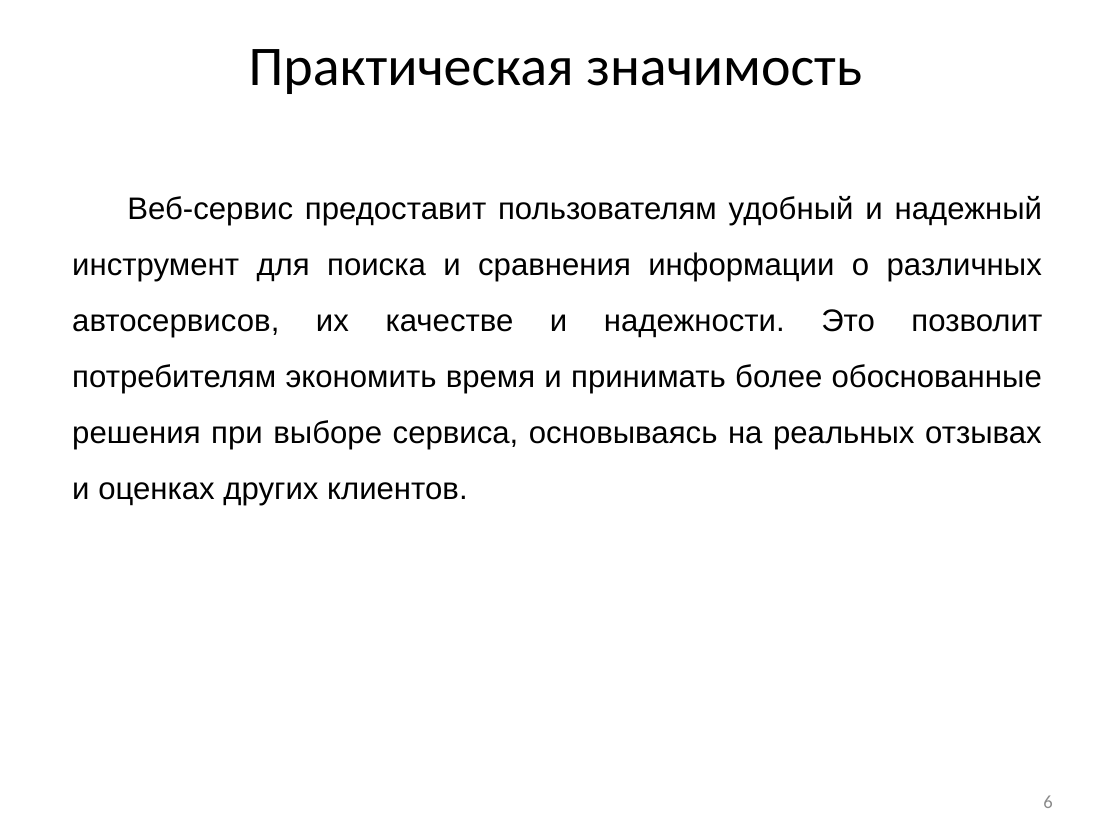
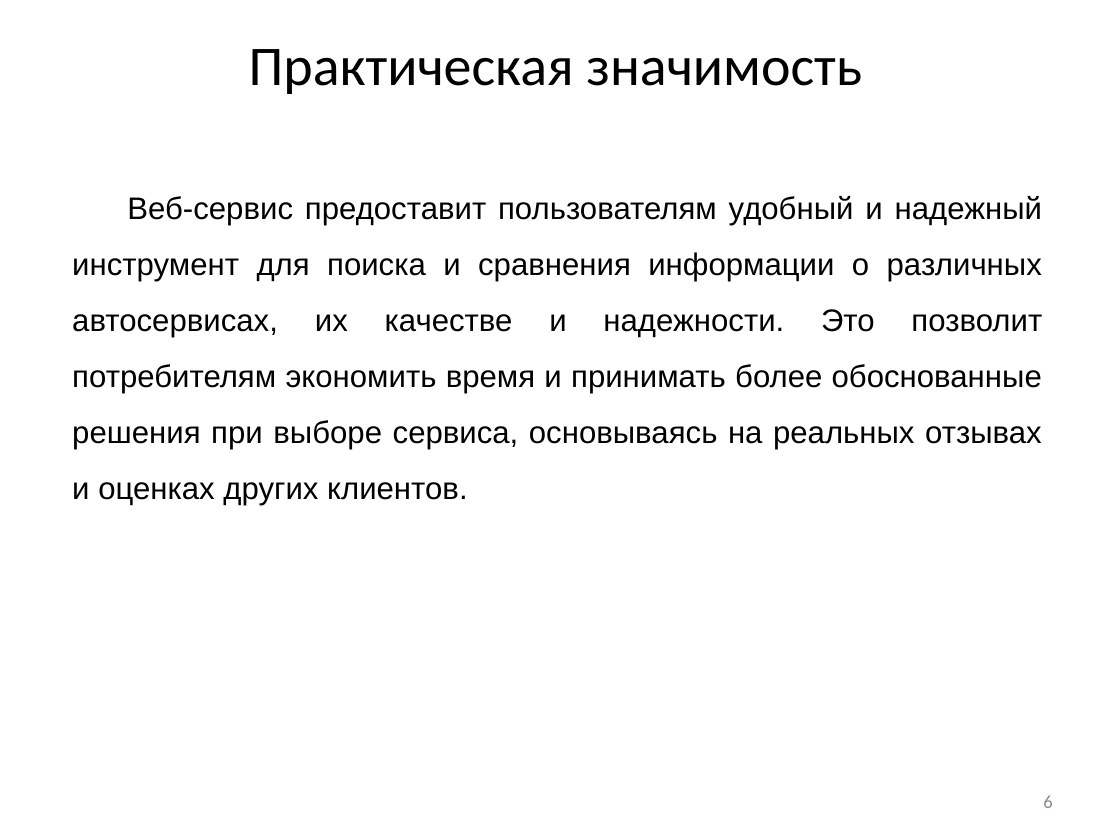
Before and after one commit to vadimgilka/-arRatingWebsite, a slide deck: slide 6 of Documentation/My documentation/Predzashita_Gailevich.pptx. Drawn at 1120x840 pixels with LibreOffice and Linux fonts; fonts in the diff are those of the drawing. Boxes give left, top, right and bottom in pixels: in the first picture for what was removed or moved away, otherwise in the second. Text is boxed around its words. In the diff, an @@ line names an element or a change of style, - is before the commit and + after.

```diff
--- a/Documentation/My documentation/Predzashita_Gailevich.pptx
+++ b/Documentation/My documentation/Predzashita_Gailevich.pptx
@@ subtitle at (72, 196, 1042, 505): text changed @@
-Веб-сервис предоставит пользователям удобный и надежный инструмент для поиска и сравнения информации о различных автосервисов, их качестве и надежности. Это позволит потребителям экономить время и принимать более обоснованные решения при выборе сервиса, основываясь на реальных отзывах и оценках других клиентов.
+Веб-сервис предоставит пользователям удобный и надежный инструмент для поиска и сравнения информации о различных автосервисах, их качестве и надежности. Это позволит потребителям экономить время и принимать более обоснованные решения при выборе сервиса, основываясь на реальных отзывах и оценках других клиентов.
```
Also in this commit, not shown: 2 other slides changed, 5 other files.
